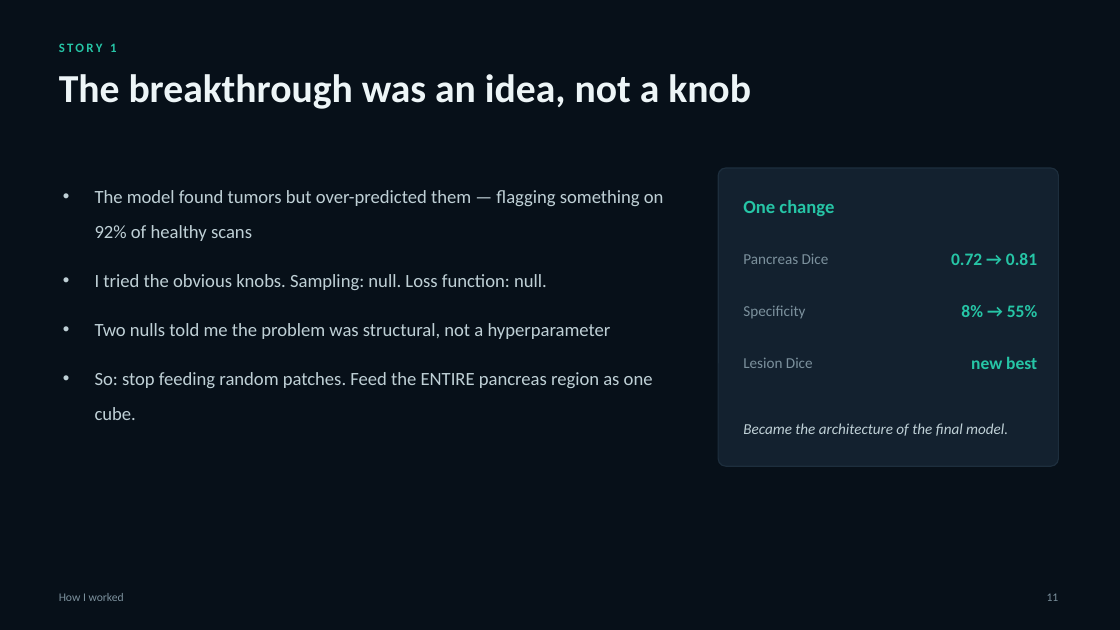
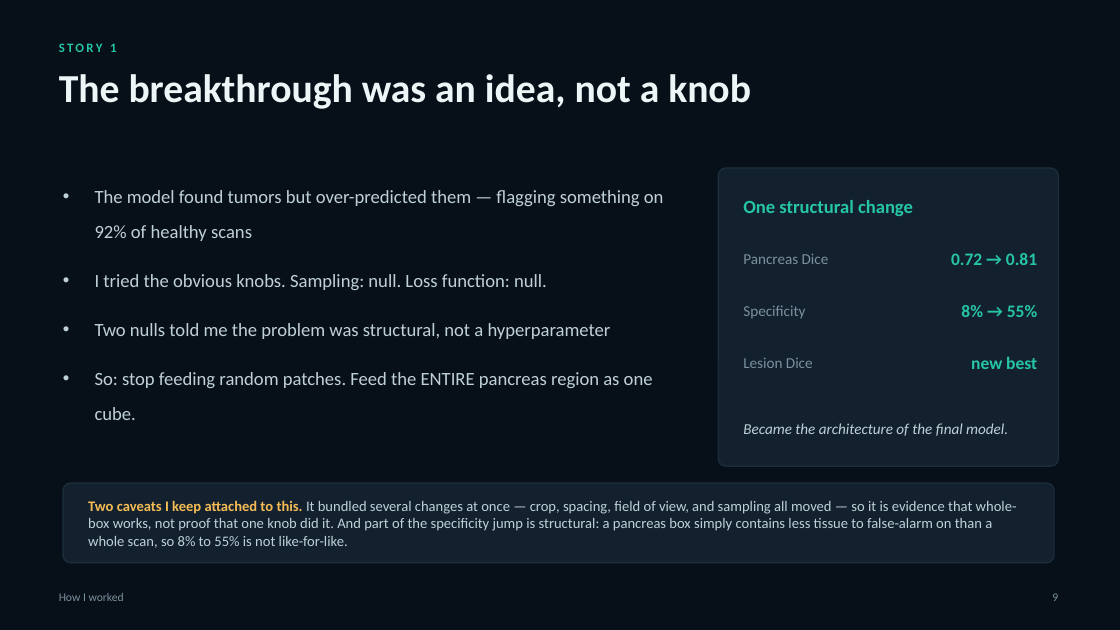
Before and after one commit to QuinnEvans34/JHU-panTS, a slide deck: slide 15 of week5/final-presentation.pptx (slide 17 before the commit). Drawn at 1120x630 pixels with LibreOffice and Linux fonts; fonts in the diff are those of the drawing. Boxes give left, top, right and bottom in pixels: in the first picture for what was removed or moved away, otherwise in the second. Text is boxed around its words. In the diff, an @@ line names an element or a change of style, - is before the commit and + after.

```diff
--- a/week5/final-presentation.pptx
+++ b/week5/final-presentation.pptx
@@ text at box(743, 200, 913, 216): text changed @@
-One change
+One structural change
@@ rounded rectangle added at box(63, 483, 1054, 563), fill #13212F, outline #1D2E3D 1 pt @@
@@ text added at box(88, 500, 1017, 548), 12.5 pt, text #BFD0D6 @@
+Two caveats I keep attached to this. It bundled several changes at once — crop, spacing, field of view, and sampling all moved — so it is evidence that whole-box works, not proof that one knob did it. And part of the specificity jump is structural: a pancreas box simply contains less tissue to false-alarm on than a whole scan, so 8% to 55% is not like-for-like.
@@ text at box(1052, 593, 1058, 601): text changed @@
-11
+9
```
Also in this commit, not shown: 12 other slides changed, 3 slides removed, 23 other files.
